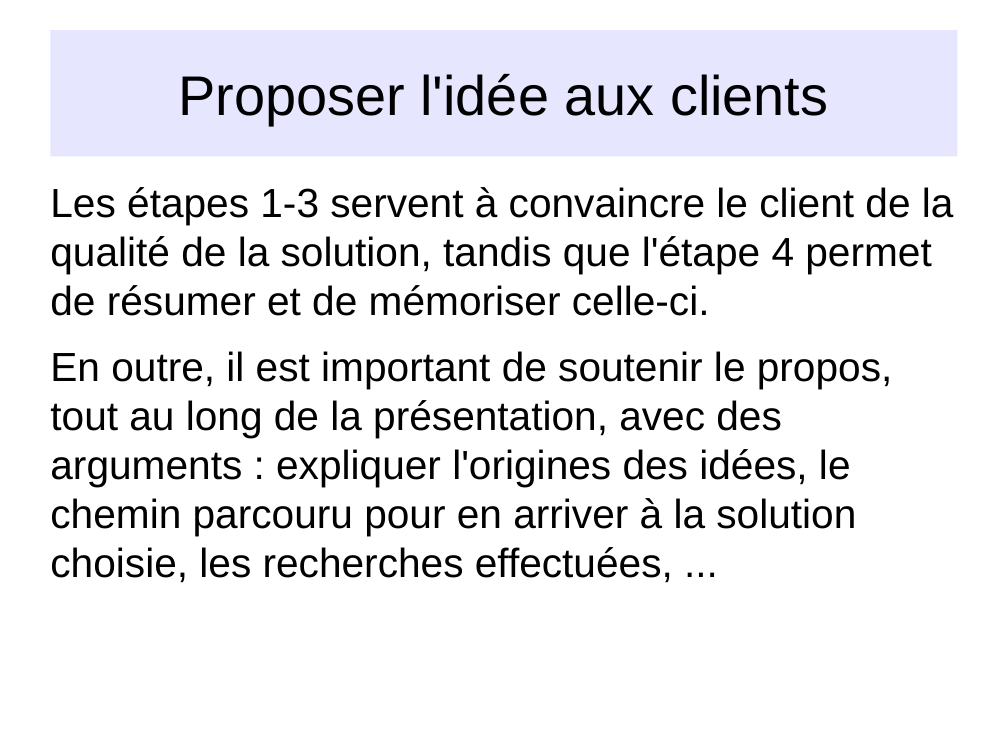
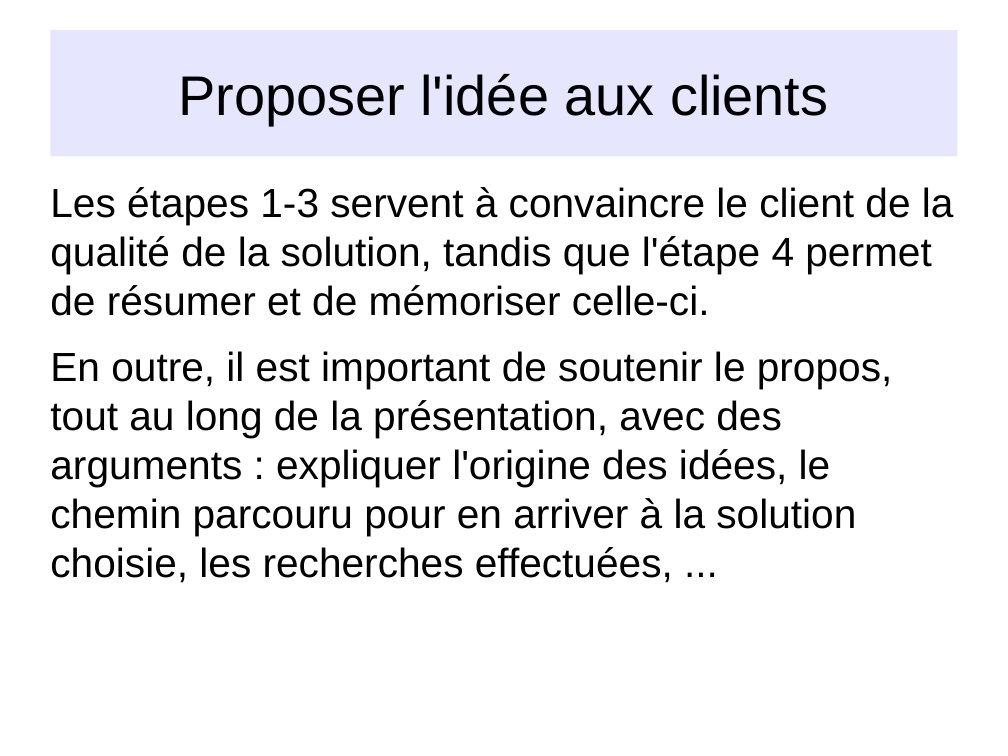
Before and after one commit to FSAB1254/LFSAB1503, a slide deck: slide 13 of task7/xavier_atelier_technique_creativite.odp. Drawn at 1008x756 pixels with LibreOffice and Linux fonts; fonts in the diff are those of the drawing. Boxes give left, top, right and bottom in pixels: in the first picture for what was removed or moved away, otherwise in the second. Text is boxed around its words. In the diff, an @@ line names an element or a change of style, - is before the commit and + after.

```diff
--- a/task7/xavier_atelier_technique_creativite.odp
+++ b/task7/xavier_atelier_technique_creativite.odp
@@ text at (50,351,892,583): text changed @@
-En outre, il est important de soutenir le propos, tout au long de la présentation, avec des arguments : expliquer l'origines des idées, le chemin parcouru pour en arriver à la solution choisie, les recherches effectuées, ...
+En outre, il est important de soutenir le propos, tout au long de la présentation, avec des arguments : expliquer l'origine des idées, le chemin parcouru pour en arriver à la solution choisie, les recherches effectuées, ...
```
Also in this commit, not shown: 1 other slide changed, 5 other files.
